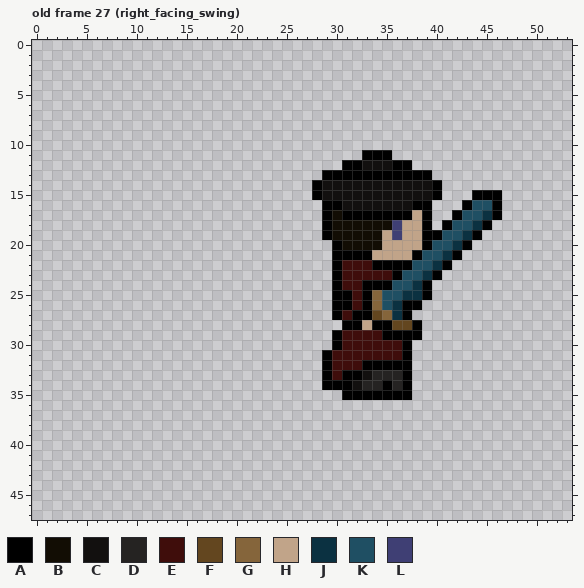
A pixel-art file gets an edit: art/highwayman/highwayman.ase. Above, as it was before the edit.
54x48 pixels, 56 frames. Shown: old frame 27 (right_facing_swing). The commit also changed other frames, which this record leaves out.
Palette (. is transparent): A #000000  B #120d04  C #12100f  D #252322  E #3f0d0b  F #63461f  G #85653b  H #c1a489  J #0b3141  K #1f4f63  L #3f3f74
Pixels before, old frame 27 (right_facing_swing) (only the part around the change), first column x 18:
 1 ...................................
 2 ...................................
 3 ...................................
 4 ...................................
 5 ...................................
 6 ...................................
 7 ...................................
 8 ...................................
 9 ...................................
10 ...................................
11 ...............AAA.................
12 .............AACCCAA...............
13 ...........AAAAAAAAAAA.............
14 ..........ACCCCCCCCCCCA............
15 ..........ACCCCCCCCCCCA...AAA......
16 ...........AACCCCCCCAA...AKKA......
17 ...........ABAAAAAAAHA..AKKJA......
18 ...........ABBBBBBLHHA.AKKJA.......
19 ...........ABBBBBHLHHAAKKJA........
20 ............ABBBBHHHHAKKJA.........
21 ............AAAAHHHHAKKJA..........
22 ............AEEEAAAAKKJA...........
23 ............AEEEEEAKKJA............
24 ............AEEAAAKKJA.............
25 ............AAEAGKKJJA.............
26 ............AAEAGKJAA..............
27 ............AEAAFGJA...............
28 .............AAHAAFFA..............
29 ............AEEEEAAAA..............
30 ............AEEEEEEA...............
31 ...........AEEEEEEEA...............
32 ...........AEEEAAAAA...............
33 ...........AEAACDDDA...............
34 ...........AAACDDADA...............
35 .............AAAAAAA...............
36 ...................................
37 ...................................
38 ...................................
39 ...................................
40 ...................................
41 ...................................
42 ...................................
43 ...................................
After the commit:
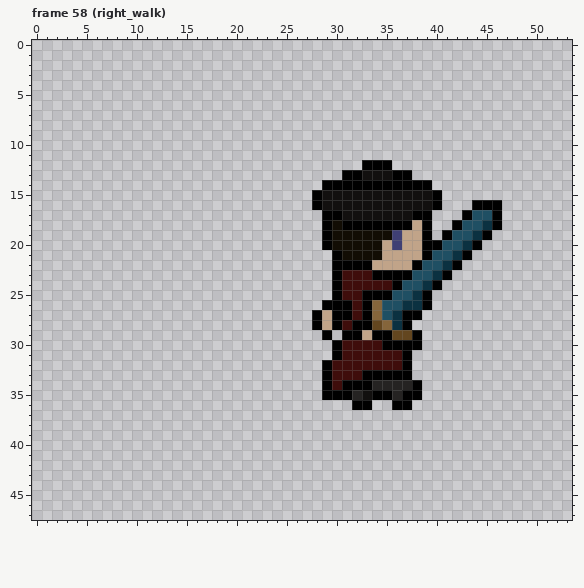
A new or re-ordered frame is compared with the old frame closest to it.
From the commit log: add highwayman left walking animation
Diff:
frames 56 -> 64
Frame 58 (right_walk) is new; against old frame 27 (right_facing_swing):
y 11: x 33..35 AAA -> ...
y 12: x 31..37 AACCCAA -> ..AAA..
y 13: x 29..30 AA -> ..; x 33..35 AAA -> CCC; x 38..39 AA -> ..
y 14: x 28..40 ACCCCCCCCCCCA -> .AAAAAAAAAAA.
y 15: x 44..46 AAA -> ...
y 16: x 28..30 .AA -> ACC; x 38..40 AA. -> CCA; x 43..45 AKK -> .AA
y 17: x 30..38 BAAAAAAAH -> ACCCCCCCA; x 42..43 AK -> .A; x 45 J -> K
y 18: x 31..37 BBBBBLH -> AAAAAAA; x 41..42 AK -> .A; x 44..46 JA. -> KJA
y 19: x 35 H -> B; x 40..41 AK -> .A; x 43..45 JA. -> KJA
y 20: x 29..30 .A -> AB; x 36 H -> L; x 40 K -> A; x 42..44 JA. -> KJA
y 21: x 31..34 AAAH -> BBBB; x 38..39 AK -> HA; x 41..43 JA. -> KJA
y 22: x 31..38 EEEAAAAK -> AAAHHHHA; x 40..42 JA. -> KJA
y 23: x 34..35 EE -> AA; x 37 K -> A; x 39..41 JA. -> KJA
y 24: x 33..36 AAAK -> EEEA; x 38..40 JA. -> KJA
y 25: x 31 A -> E; x 34..35 GK -> AA; x 37 J -> K
y 26: x 29 . -> A; x 36..39 JAA. -> KJJA
y 27: x 28..29 .. -> AH; x 31..32 EA -> AE; x 34..35 FG -> GK; x 38 . -> A
y 28: x 28..31 ...A -> AHAE; x 33..38 HAAFFA -> AFGJA.
y 29: x 29..34 .AEEEE -> A.AAHA; x 36..37 AA -> FF
y 30: x 35..36 EE -> AA; x 38 . -> A
y 31: x 29..30 AE -> .A
y 32: x 33..36 AAAA -> EEEE
y 33: x 31..36 AACDDD -> EEAAAA
y 34: x 30 A -> E; x 32..33 CD -> AA; x 35 A -> D; x 37..38 A. -> DA
y 35: x 29..30 .. -> AA; x 32..33 AA -> DC; x 36 A -> D; x 38 . -> A
y 36: x 32..33 .. -> AA; x 36..37 .. -> AA
Where, in picture pixels (left, top, right, bottom), the same in both pictures:
changed: (312, 150, 502, 410)
